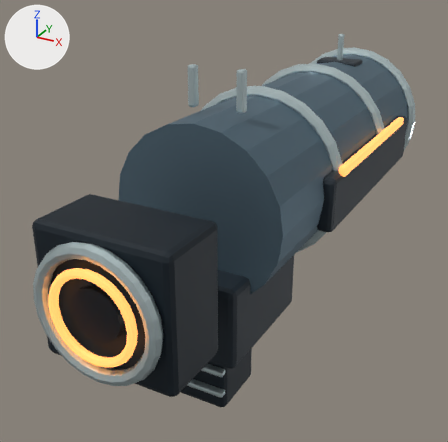
A saved change to the glTF model godot/first_person/art/weapon-1.glb.
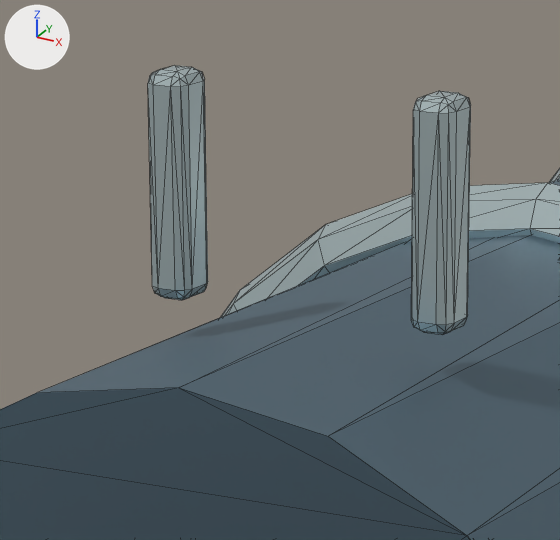
Each version appears first whole from a 50 mm camera at (0.43, -0.696, 0.352) aimed at (-0.069, 0.211, -0.101), and next in a close-up on the part from 36% to 59% of the width and 12% to 34% of the height. Arrows for +X, +Y and +Z are at upper left; the lights stay in place. The first two pictures are the older version. The close-ups show mesh edges as thin lines. Where no turn or scale is listed for an object, it has been applied to the vertices. Vertices at exactly the same position are counted once.

Names of what the first close-up shows: 'body-light', 'body-trim'.
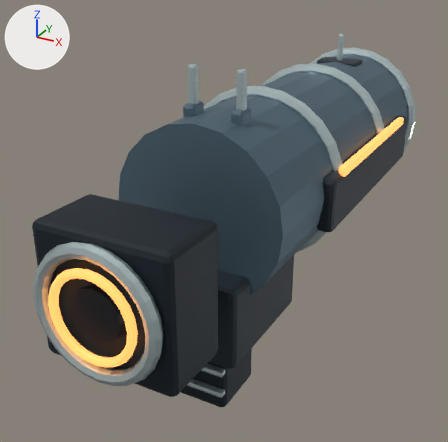
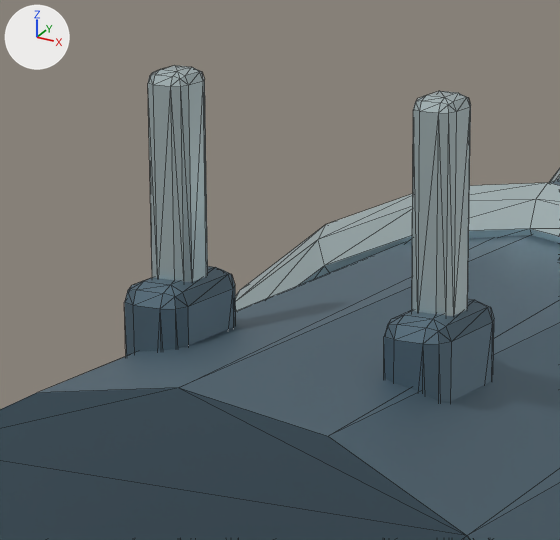
Boxes (x1, y1, x2, y2) around the edits, measured in the close-ups (560 x 540 px):
part 1 of me_cylinder_012, added (blue): after (124, 266, 236, 356)
part 2 of me_cylinder_012, added (blue): after (384, 299, 494, 402)

The change, as a diff of the scene's bpy script:
```diff
--- a/godot/first_person/art/weapon-1.glb.py
+++ b/godot/first_person/art/weapon-1.glb.py
@@ me_cylinder_012 @@
 # used by ob_body_light; location = (0.0, 0.35, 0.0)
-me_cylinder_012.from_pydata(...)  # 40 vertices, 76 faces; spans x -0.137..0.137, y -0.35..0.35, z -0.137..0.137
+me_cylinder_012.from_pydata(...)  # 152 vertices, 292 faces; spans x -0.137..0.137, y -0.35..0.35, z -0.137..0.148
+# me_cylinder_012 part 1: a new loose piece of 56 vertices spanning x -0.049..-0.03, y -0.302..-0.268, z 0.051..0.148, in mat_light (blue #617886)
+# me_cylinder_012 part 2: a new loose piece of 56 vertices spanning x 0.03..0.049, y -0.302..-0.268, z 0.051..0.148, in mat_light (blue #617886)
 me_cylinder_012.materials.append(mat_light)
```
